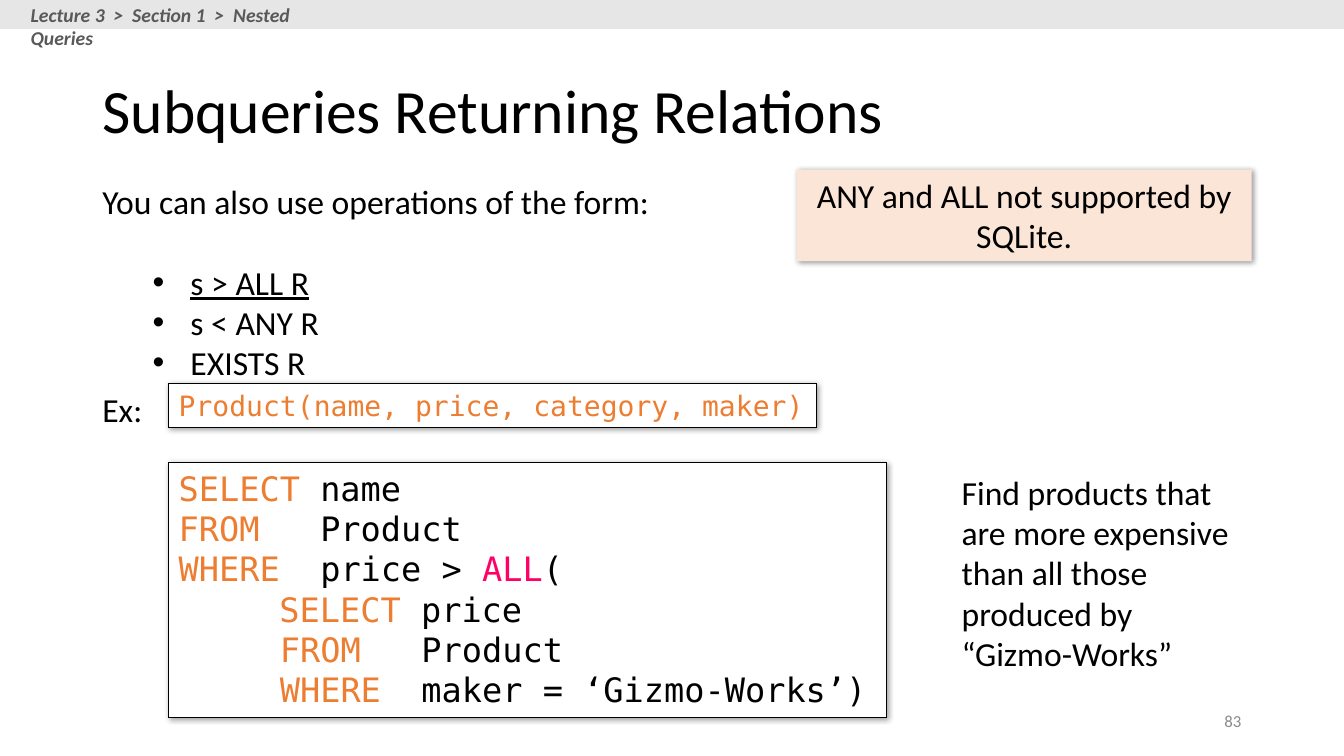
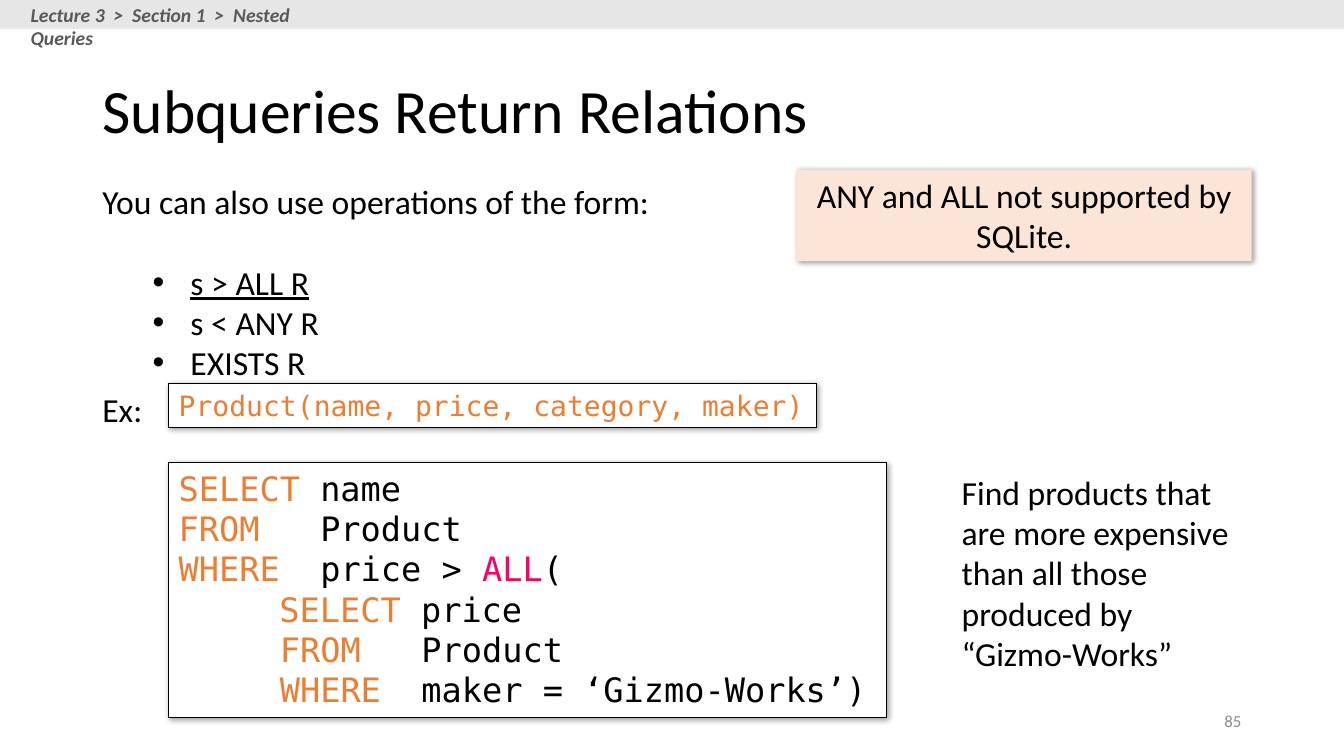
Before and after one commit to stanford-futuredata/cs145-2017, a slide deck: slide 85 of lectures/lecture-2-3/Lecture_2_3_SQL.pptx (slide 83 before the commit). Drawn at 1344x756 pixels with LibreOffice and Linux fonts; fonts in the diff are those of the drawing. Boxes give left, top, right and bottom in pixels: in the first picture for what was removed or moved away, otherwise in the second. Text is boxed around its words. In the diff, an @@ line names an element or a change of style, - is before the commit and + after.

```diff
--- a/lectures/lecture-2-3/Lecture_2_3_SQL.pptx
+++ b/lectures/lecture-2-3/Lecture_2_3_SQL.pptx
@@ title at [102,90,807,143]: text changed @@
-Subqueries Returning Relations
+Subqueries Return Relations
@@ page number at [1224,715,1241,727]: text changed @@
-83
+85
```
Also in this commit, not shown: 10 other slides changed, 2 slides added, 1 slide removed, 1 other file.
